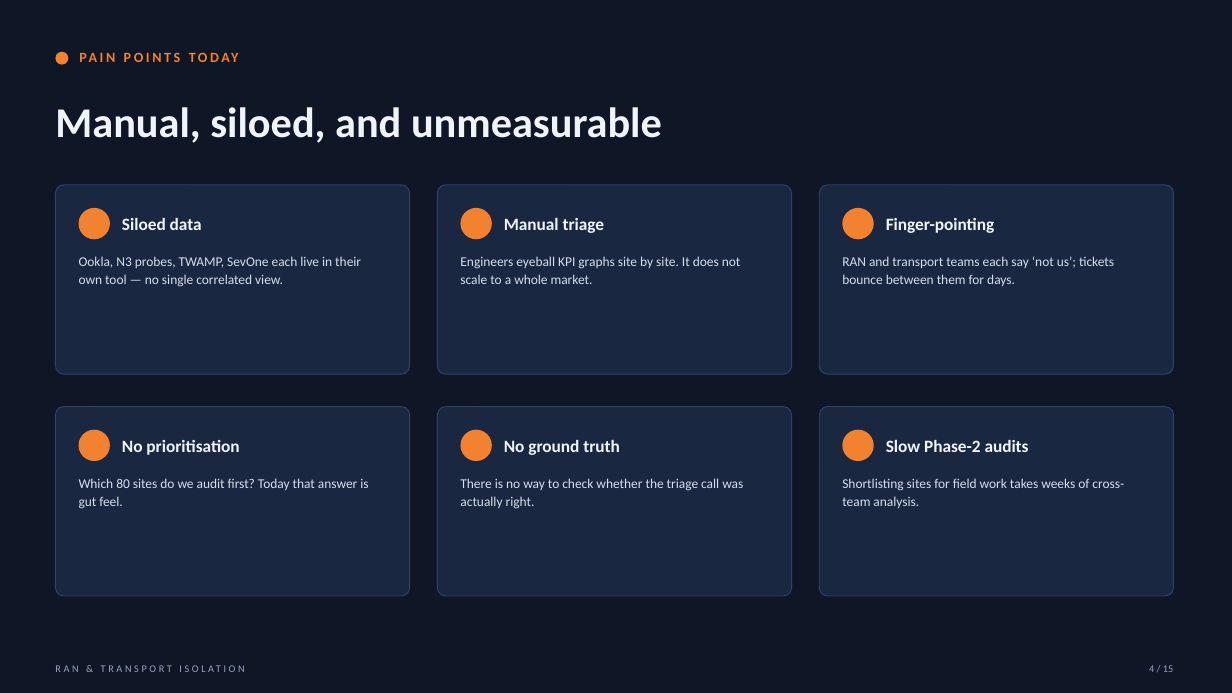
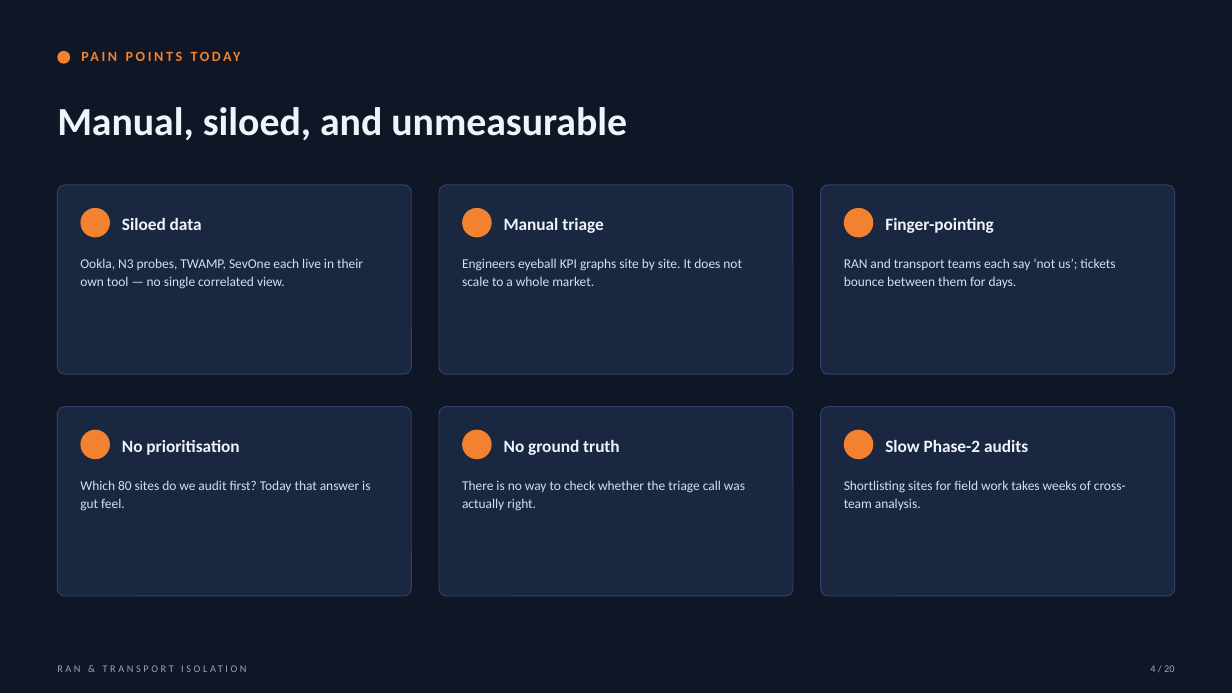
Before and after one commit to manjunathsept11/ran-transport-isolation, a slide deck: slide 4 of docs/RAN_Transport_Isolation.pptx. Drawn at 1232x693 pixels with LibreOffice and Linux fonts; fonts in the diff are those of the drawing. Boxes give left, top, right and bottom in pixels: in the first picture for what was removed or moved away, otherwise in the second. Text is boxed around its words. In the diff, an @@ line names an element or a change of style, - is before the commit and + after.

```diff
--- a/docs/RAN_Transport_Isolation.pptx
+++ b/docs/RAN_Transport_Isolation.pptx
@@ text "Manual, siloed, and unmeasurable" at bbox=[57, 107, 627, 140]: size 33 to 31 pt @@
@@ proportions changed in 6 elements at bbox=[821, 185, 1175, 374], bbox=[821, 407, 1175, 596], bbox=[57, 185, 411, 374], bbox=[439, 185, 793, 374], bbox=[439, 407, 793, 596], bbox=[57, 407, 411, 596] @@
@@ text at bbox=[1150, 665, 1174, 672]: text changed @@
-4 / 15
+4 / 20
```
Also in this commit, not shown: 12 other slides changed, 7 slides added, 2 slides removed, 2 other files.
